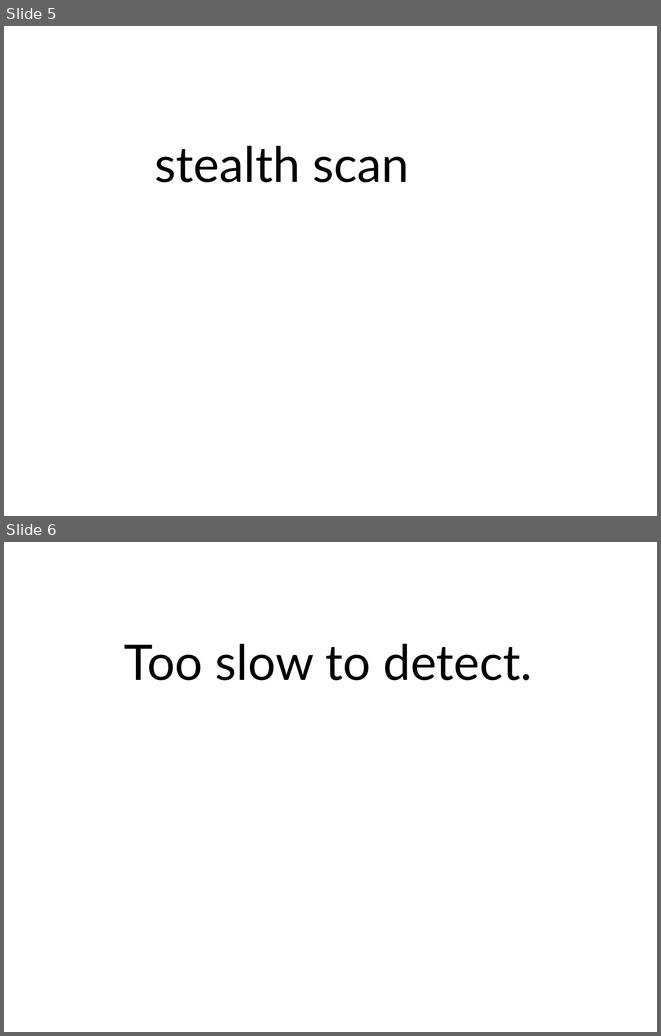
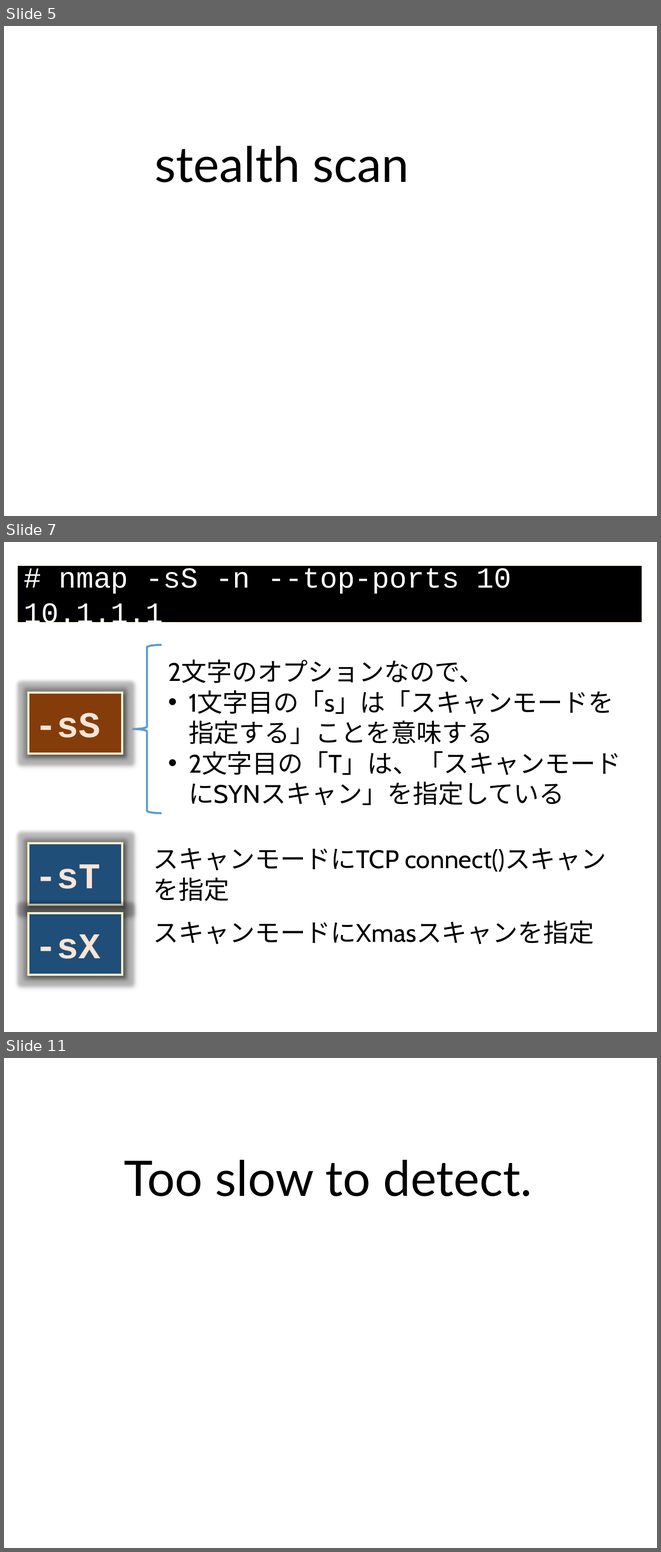
Before and after one commit to ozuma/sumida_sec, a slide deck: 2015-no.2/ppt/00_ozuma.pptx. Shown one above the other, each under a label of ours: slides 5 and 6 before the commit, slides 5, 7 and 11 after it; the slides between them are not shown. The pictures are 661x1036 and 661x1552 pixels, drawn with LibreOffice and Linux fonts; fonts in the diff are those of the drawing; background and template pictures are left out. Boxes give left, top, right and bottom in pixels: in the first picture for what was removed or moved away, otherwise in the second. Text is boxed around its words. In the diff, an @@ line names an element or a change of style, - is before the commit and + after.

Commit message:
SYNスキャンの説明スライド追加

```diff
--- a/2015-no.2/ppt/00_ozuma.pptx
+++ b/2015-no.2/ppt/00_ozuma.pptx
@@ slide 7 added at [4,542,657,1032], background #FFFFFF @@
@@ rectangle added at [18,565,642,623], fill #000000, outline #FFF2CC 0.5 pt, 32 pt, text #FFFFFF @@
+# nmap -sS -n --top-ports 10 10.1.1.1
@@ left brace added at [133,644,162,813], outline #5B9BD5 2.25 pt @@
@@ text added at [168,659,621,805], 28 pt, text #000000 @@
+2文字のオプションなので、
+• 1文字目の「s」は「スキャンモードを指定する」ことを意味する
+• 2文字目の「T」は、「スキャンモードにSYNスキャン」を指定している
@@ rectangle added at [29,692,122,753], fill #843C0B, outline #FFF2CC 2.25 pt, 40 pt, text #FBE5D6, bold @@
+-sS
@@ rectangle added at [29,843,122,905], fill #1F4E79, outline #FFF2CC 2.25 pt, 40 pt, text #FBE5D6, bold @@
+-sT
@@ text added at [153,848,607,901], 28 pt, text #000000 @@
+スキャンモードにTCP connect()スキャンを指定
@@ rectangle added at [29,914,122,975], fill #1F4E79, outline #FFF2CC 2.25 pt, 40 pt, text #FBE5D6, bold @@
+-sX
@@ text added at [153,920,594,944], 28 pt, text #000000 @@
+スキャンモードにXmasスキャンを指定
@@ what was slide 6 is now slide 11 @@
```
Also in this commit, not shown: 7 slides changed, 7 other slides added, 4 slides removed, 1 other file.
